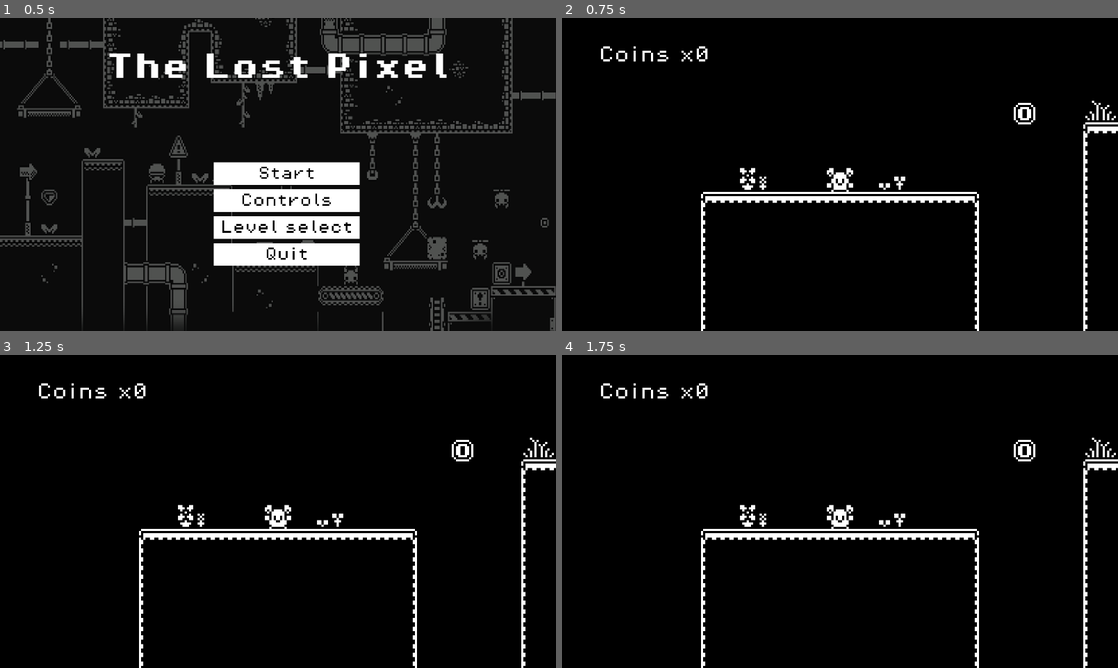
Above: before the commit, frames 1-4 (two rows, left to right).
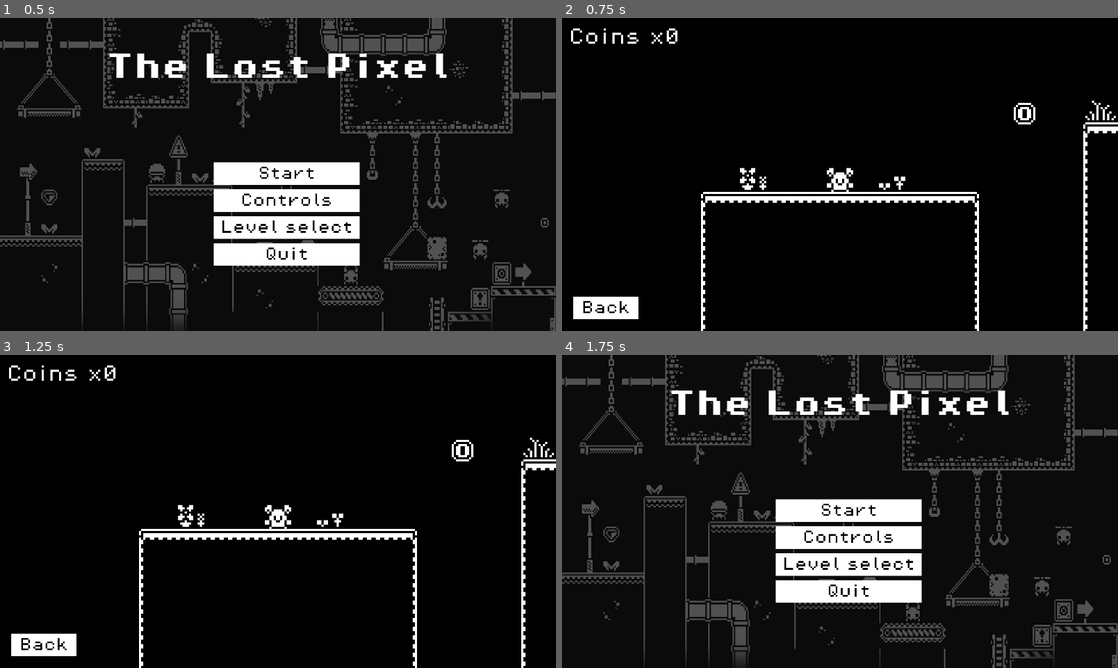
Above: after the commit, the same moments.

Repository: Daniel-Geo/the-lost-pixel
Game: Godot game, scene res://scenes/main_menu.tscn
The game is run twice, just before and just after one commit, with the same random seed, the same clock (stepped at 60 frames per second) and the same inputs.
Inputs (mouse positions are in pixels of both pictures, inside the frame that each line leads up to):
- Up to frame 1 (0.5 s): no input
- Up to frame 2 (0.75 s): click "Start" at 0.5 s
- Up to frame 3 (1.25 s): no input
- Up to frame 4 (1.75 s): click (606, 646) at 1.25 s, where only the run after the commit has a clickable "Back"

Frame 1 is identical in both runs. In frame 2, 1.3% of the frame differs, in the area x 1-27%, y 3-97%; in frame 3, 1.4%; in frame 4, 23%, in the area x 0-100%, y 0-100%.

Commit message:
Bug fixes & enhancements
Introduces a new pause menu with resume, restart, and main menu options, including supporting scripts and scene. Refactors level scenes to use a CanvasLayer for UI elements and moves the score label and back button out of the player node. Updates input mappings for pause and dash actions, and improves killzone logic by moving hurt SFX and timer to the player. Also adjusts projectile range and minor scene/shape tweaks. and many bug fixes.

Diff:
--- a/project.godot
+++ b/project.godot
@@ -51,9 +51,21 @@
 , Object(InputEventKey,"resource_local_to_scene":false,"resource_name":"","device":-1,"window_id":0,"alt_pressed":false …(183 unchanged characters)…
 ]
 }
+pause={
+"deadzone": 0.2,
+"events": [Object(InputEventKey,"resource_local_to_scene":false,"resource_name":"","device":-1,"window_id":0,"alt_pressed":false,"shift_pressed":false,"ctrl_pressed":false,"meta_pressed":false,"pressed":false,"keycode":0,"physical_keycode":80,"key_label":0,"unicode":112,"location":0,"echo":false,"script":null)
+, Object(InputEventKey,"resource_local_to_scene":false,"resource_name":"","device":-1,"window_id":0,"alt_pressed":false,"shift_pressed":false,"ctrl_pressed":false,"meta_pressed":false,"pressed":false,"keycode":0,"physical_keycode":4194305,"key_label":0,"unicode":0,"location":0,"echo":false,"script":null)
+]
+}
 use_spell={
 "deadzone": 0.2,
 "events": [Object(InputEventKey,"resource_local_to_scene":false,"resource_name":"","device":-1,"window_id":0,"alt_press …(192 unchanged characters)…
+, Object(InputEventKey,"resource_local_to_scene":false,"resource_name":"","device":-1,"window_id":0,"alt_pressed":false,"shift_pressed":false,"ctrl_pressed":false,"meta_pressed":false,"pressed":false,"keycode":0,"physical_keycode":75,"key_label":0,"unicode":107,"location":0,"echo":false,"script":null)
+]
+}
+dash={
+"deadzone": 0.2,
+"events": [Object(InputEventKey,"resource_local_to_scene":false,"resource_name":"","device":-1,"window_id":0,"alt_pressed":false,"shift_pressed":false,"ctrl_pressed":false,"meta_pressed":false,"pressed":false,"keycode":0,"physical_keycode":67,"key_label":0,"unicode":99,"location":0,"echo":false,"script":null)
 , Object(InputEventKey,"resource_local_to_scene":false,"resource_name":"","device":-1,"window_id":0,"alt_pressed":false …(183 unchanged characters)…
 ]
 }
--- a/scenes/killzone.tscn
+++ b/scenes/killzone.tscn
@@ -1,18 +1,9 @@
-[gd_scene load_steps=3 format=3 uid="uid://c74aod1lijcu8"]
+[gd_scene load_steps=2 format=3 uid="uid://c74aod1lijcu8"]
 
 [ext_resource type="Script" uid="uid://xpr76r8vx1iu" path="res://scripts/killzone.gd" id="1_xlapc"]
-[ext_resource type="AudioStream" uid="uid://rp2vhs6y5r6t" path="res://sfx/retro-hurt.mp3" id="2_kl8fp"]
 
 [node name="Killzone" type="Area2D"]
 collision_mask = 2
 script = ExtResource("1_xlapc")
 
-[node name="AudioStreamPlayer" type="AudioStreamPlayer" parent="."]
-stream = ExtResource("2_kl8fp")
-bus = &"SFX"
-
-[node name="Timer" type="Timer" parent="."]
-ignore_time_scale = true
-
 [connection signal="body_entered" from="." to="." method="_on_body_entered"]
-[connection signal="timeout" from="Timer" to="." method="_on_timer_timeout"]
--- a/scenes/level_1.tscn
+++ b/scenes/level_1.tscn
@@ -1,15 +1,16 @@
-[gd_scene load_steps=16 format=4 uid="uid://bm7oeq8xq1gyo"]
+[gd_scene load_steps=21 format=4 uid="uid://bm7oeq8xq1gyo"]
 
 [ext_resource type="Script" uid="uid://bw6bucq7xhn34" path="res://scripts/game_manager.gd" id="1_2y5yt"]
 [ext_resource type="Texture2D" uid="uid://cdpin830d8ydf" path="res://assets/monochrome_tilemap_transparent_packed.png" id="2_2os1m"]
 [ext_resource type="PackedScene" uid="uid://c6a3ng7t78g57" path="res://scenes/player.tscn" id="3_go7sj"]
-[ext_resource type="FontFile" uid="uid://basqycvpfvco2" path="res://fonts/PixelOperator8.ttf" id="4_7gny6"]
 [ext_resource type="PackedScene" uid="uid://c74aod1lijcu8" path="res://scenes/killzone.tscn" id="5_2aecg"]
 [ext_resource type="PackedScene" uid="uid://c4syptu3nod08" path="res://scenes/enemy.tscn" id="6_6dial"]
 [ext_resource type="PackedScene" uid="uid://o2284uw2mcxs" path="res://scenes/flying_enemy.tscn" id="7_7nomh"]
 [ext_resource type="PackedScene" uid="uid://liuv47gw6dw8" path="res://scenes/coin.tscn" id="8_1s4pk"]
 [ext_resource type="PackedScene" uid="uid://dclku2xlaeu1d" path="res://scenes/key.tscn" id="9_x2xxo"]
 [ext_resource type="PackedScene" uid="uid://cuetrkaqtmq3e" path="res://scenes/treasure.tscn" id="10_2cbcq"]
+[ext_resource type="FontFile" uid="uid://basqycvpfvco2" path="res://fonts/PixelOperator8.ttf" id="10_2y5yt"]
+[ext_resource type="PackedScene" uid="uid://doma5c4aw3btc" path="res://scenes/pause_menu.tscn" id="11_2os1m"]
 
 [sub_resource type="TileSetAtlasSource" id="TileSetAtlasSource_2y5yt"]
 texture = ExtResource("2_2os1m")
@@ -286,7 +287,7 @@
 7:9/0 = 0
 7:9/0/physics_layer_0/polygon_0/points = PackedVector2Array(6.1152, -3.0576, 8, 0.539577, 8, -6.83463, -8, -6.83463, -8, -3.77703)
 8:9/0 = 0
-8:9/0/physics_layer_0/polygon_0/points = PackedVector2Array(-8, 8, 8, 8, 8, -8, -8, -8)
+8:9/0/physics_layer_0/polygon_0/points = PackedVector2Array(-8, -6.91491, 8, -6.86755, 8, 8, -8, 8)
 9:9/0 = 0
 9:9/0/physics_layer_0/polygon_0/points = PackedVector2Array(-6.1152, -3.0576, -8, 0.539577, -8, -6.83463, 8, -6.83463, 8, -3.77703)
 10:9/0 = 0
@@ -1008,12 +1009,34 @@
 
 [sub_resource type="WorldBoundaryShape2D" id="WorldBoundaryShape2D_lbhrr"]
 
+[sub_resource type="StyleBoxFlat" id="StyleBoxFlat_2os1m"]
+bg_color = Color(0, 0, 0, 1)
+
+[sub_resource type="StyleBoxFlat" id="StyleBoxFlat_go7sj"]
+content_margin_top = 10.0
+content_margin_bottom = 10.0
+bg_color = Color(0, 0, 0, 1)
+border_width_left = 1
+border_width_top = 1
+border_width_right = 1
+border_width_bottom = 1
+border_color = Color(1, 1, 1, 1)
+
+[sub_resource type="StyleBoxFlat" id="StyleBoxFlat_7gny6"]
+content_margin_top = 10.0
+content_margin_bottom = 10.0
+bg_color = Color(0, 0, 0, 1)
+
+[sub_resource type="StyleBoxFlat" id="StyleBoxFlat_2aecg"]
+content_margin_top = 10.0
+content_margin_bottom = 10.0
+bg_color = Color(1, 1, 1, 1)
+
 [node name="Level1" type="Node2D"]
 
-[node name="GameManager" type="Node2D" parent="." node_paths=PackedStringArray("score_label")]
+[node name="GameManager" type="Node2D" parent="."]
 unique_name_in_owner = true
 script = ExtResource("1_2y5yt")
-score_label = NodePath("../Player/ScoreLabel")
 
 [node name="Ground" type="TileMapLayer" parent="."]
 texture_filter = 1
@@ -1028,28 +1051,10 @@
 unique_name_in_owner = true
 position = Vector2(0, -8)
 
-[node name="Camera2D" type="Camera2D" parent="Player"]
-zoom = Vector2(5, 5)
-limit_bottom = 128
-drag_left_margin = 0.1
-drag_right_margin = 0.1
-
-[node name="ScoreLabel" type="Label" parent="Player"]
-unique_name_in_owner = true
-offset_left = -111.0
-offset_top = -59.0
-offset_right = -60.0
-offset_bottom = -51.0
-size_flags_horizontal = 4
-size_flags_vertical = 0
-theme_override_fonts/font = ExtResource("4_7gny6")
-theme_override_font_sizes/font_size = 8
-text = "Coins x0"
-
-[node name="Deathzone" parent="." instance=ExtResource("5_2aecg")]
+[node name="Killzone" parent="." instance=ExtResource("5_2aecg")]
 position = Vector2(0, 128)
 
-[node name="CollisionShape2D" type="CollisionShape2D" parent="Deathzone"]
+[node name="CollisionShape2D" type="CollisionShape2D" parent="Killzone"]
 shape = SubResource("WorldBoundaryShape2D_lbhrr")
 
 [node name="Enemy" parent="." instance=ExtResource("6_6dial")]
@@ -1091,3 +1096,44 @@
 [node name="Treasure" parent="." instance=ExtResource("10_2cbcq")]
 position = Vector2(1516, 72)
 next_scene = "level_2"
+
+[node name="CanvasLayer" type="CanvasLayer" parent="."]
+
+[node name="ScoreLabel" type="Label" parent="CanvasLayer"]
+unique_name_in_owner = true
+offset_left = 16.0
+offset_top = 24.0
+offset_right = 67.0
+offset_bottom = 32.0
+size_flags_horizontal = 4
+size_flags_vertical = 0
+theme_override_fonts/font = ExtResource("10_2y5yt")
+theme_override_font_sizes/font_size = 40
+text = "Coins x0"
+
+[node name="BackButton" type="Button" parent="CanvasLayer"]
+unique_name_in_owner = true
+anchors_preset = 7
+anchor_left = 0.5
+anchor_top = 1.0
+anchor_right = 0.5
+anchor_bottom = 1.0
+offset_left = -614.0
+offset_top = -79.0
+offset_right = -464.0
+offset_bottom = -27.0
+grow_horizontal = 2
+grow_vertical = 0
+size_flags_vertical = 8
+theme_override_colors/font_color = Color(0, 0, 0, 1)
+theme_override_fonts/font = ExtResource("10_2y5yt")
+theme_override_font_sizes/font_size = 32
+theme_override_styles/focus = SubResource("StyleBoxFlat_2os1m")
+theme_override_styles/hover = SubResource("StyleBoxFlat_go7sj")
+theme_override_styles/pressed = SubResource("StyleBoxFlat_7gny6")
+theme_override_styles/normal = SubResource("StyleBoxFlat_2aecg")
+text = "Back"
+
+[node name="PauseMenu" parent="CanvasLayer" instance=ExtResource("11_2os1m")]
+
+[connection signal="pressed" from="CanvasLayer/BackButton" to="GameManager" method="_on_back_button_pressed"]
--- a/scenes/level_2.tscn
+++ b/scenes/level_2.tscn
@@ -1,15 +1,16 @@
-[gd_scene load_steps=16 format=4 uid="uid://b6fp0pyq4r84f"]
+[gd_scene load_steps=21 format=4 uid="uid://b6fp0pyq4r84f"]
 
 [ext_resource type="Script" uid="uid://bw6bucq7xhn34" path="res://scripts/game_manager.gd" id="1_b4j7a"]
 [ext_resource type="Texture2D" uid="uid://cdpin830d8ydf" path="res://assets/monochrome_tilemap_transparent_packed.png" id="2_wo48x"]
 [ext_resource type="PackedScene" uid="uid://c6a3ng7t78g57" path="res://scenes/player.tscn" id="3_y0kc7"]
-[ext_resource type="FontFile" uid="uid://basqycvpfvco2" path="res://fonts/PixelOperator8.ttf" id="4_ne2mo"]
 [ext_resource type="PackedScene" uid="uid://c74aod1lijcu8" path="res://scenes/killzone.tscn" id="5_6cvei"]
 [ext_resource type="PackedScene" uid="uid://c4syptu3nod08" path="res://scenes/enemy.tscn" id="6_y0kc7"]
 [ext_resource type="PackedScene" uid="uid://o2284uw2mcxs" path="res://scenes/flying_enemy.tscn" id="7_ne2mo"]
 [ext_resource type="PackedScene" uid="uid://liuv47gw6dw8" path="res://scenes/coin.tscn" id="8_ne2mo"]
 [ext_resource type="PackedScene" uid="uid://dclku2xlaeu1d" path="res://scenes/key.tscn" id="9_que50"]
 [ext_resource type="PackedScene" uid="uid://cuetrkaqtmq3e" path="res://scenes/treasure.tscn" id="10_hey2k"]
+[ext_resource type="FontFile" uid="uid://basqycvpfvco2" path="res://fonts/PixelOperator8.ttf" id="10_que50"]
+[ext_resource type="PackedScene" uid="uid://doma5c4aw3btc" path="res://scenes/pause_menu.tscn" id="11_hey2k"]
 
 [sub_resource type="TileSetAtlasSource" id="TileSetAtlasSource_que50"]
 texture = ExtResource("2_wo48x")
@@ -286,7 +287,7 @@
 7:9/0 = 0
 7:9/0/physics_layer_0/polygon_0/points = PackedVector2Array(6.1152, -3.0576, 8, 0.539577, 8, -6.83463, -8, -6.83463, -8, -3.77703)
 8:9/0 = 0
-8:9/0/physics_layer_0/polygon_0/points = PackedVector2Array(-8, 8, 8, 8, 8, -8, -8, -8)
+8:9/0/physics_layer_0/polygon_0/points = PackedVector2Array(-8, -6.76241, 8, -6.81971, 8, 8, -8, 8)
 9:9/0 = 0
 9:9/0/physics_layer_0/polygon_0/points = PackedVector2Array(-6.1152, -3.0576, -8, 0.539577, -8, -6.83463, 8, -6.83463, 8, -3.77703)
 10:9/0 = 0
@@ -1008,12 +1009,34 @@
 
 [sub_resource type="WorldBoundaryShape2D" id="WorldBoundaryShape2D_fldb1"]
 
+[sub_resource type="StyleBoxFlat" id="StyleBoxFlat_hey2k"]
+bg_color = Color(0, 0, 0, 1)
+
+[sub_resource type="StyleBoxFlat" id="StyleBoxFlat_172wr"]
+content_margin_top = 10.0
+content_margin_bottom = 10.0
+bg_color = Color(0, 0, 0, 1)
+border_width_left = 1
+border_width_top = 1
+border_width_right = 1
+border_width_bottom = 1
+border_color = Color(1, 1, 1, 1)
+
+[sub_resource type="StyleBoxFlat" id="StyleBoxFlat_g2hoc"]
+content_margin_top = 10.0
+content_margin_bottom = 10.0
+bg_color = Color(0, 0, 0, 1)
+
+[sub_resource type="StyleBoxFlat" id="StyleBoxFlat_fldb1"]
+content_margin_top = 10.0
+content_margin_bottom = 10.0
+bg_color = Color(1, 1, 1, 1)
+
 [node name="Level2" type="Node2D"]
 
-[node name="GameManager" type="Node2D" parent="." node_paths=PackedStringArray("score_label")]
+[node name="GameManager" type="Node2D" parent="."]
 unique_name_in_owner = true
 script = ExtResource("1_b4j7a")
-score_label = NodePath("../Player/ScoreLabel")
 
 [node name="Ground" type="TileMapLayer" parent="."]
 texture_filter = 1
@@ -1028,28 +1051,10 @@
 unique_name_in_owner = true
 position = Vector2(0, -8)
 
-[node name="Camera2D" type="Camera2D" parent="Player"]
-zoom = Vector2(5, 5)
-limit_bottom = 128
-drag_left_margin = 0.1
-drag_right_margin = 0.1
-
-[node name="ScoreLabel" type="Label" parent="Player"]
-unique_name_in_owner = true
-offset_left = -111.0
-offset_top = -59.0
-offset_right = -60.0
-offset_bottom = -51.0
-size_flags_horizontal = 4
-size_flags_vertical = 0
-theme_override_fonts/font = ExtResource("4_ne2mo")
-theme_override_font_sizes/font_size = 8
-text = "Coins x0"
-
-[node name="Deathzone" parent="." instance=ExtResource("5_6cvei")]
+[node name="Killzone" parent="." instance=ExtResource("5_6cvei")]
 position = Vector2(0, 128)
 
-[node name="CollisionShape2D" type="CollisionShape2D" parent="Deathzone"]
+[node name="CollisionShape2D" type="CollisionShape2D" parent="Killzone"]
 shape = SubResource("WorldBoundaryShape2D_fldb1")
 
 [node name="Enemy" parent="." instance=ExtResource("6_y0kc7")]
@@ -1131,3 +1136,42 @@
 [node name="Treasure" parent="." instance=ExtResource("10_hey2k")]
 position = Vector2(1736, -72)
 next_scene = "main_menu"
+
+[node name="CanvasLayer" type="CanvasLayer" parent="."]
+
+[node name="ScoreLabel" type="Label" parent="CanvasLayer"]
+unique_name_in_owner = true
+offset_left = 16.0
+offset_top = 24.0
+offset_right = 67.0
+offset_bottom = 32.0
+size_flags_horizontal = 4
+size_flags_vertical = 0
+theme_override_fonts/font = ExtResource("10_que50")
+theme_override_font_sizes/font_size = 40
+text = "Coins x0"
+
+[node name="BackButton" type="Button" parent="CanvasLayer"]
+unique_name_in_owner = true
+anchors_preset = 7
+anchor_left = 0.5
+anchor_top = 1.0
+anchor_right = 0.5
+anchor_bottom = 1.0
+offset_left = -614.0
+offset_top = -79.0
+offset_right = -464.0
+offset_bottom = -27.0
+grow_horizontal = 2
+grow_vertical = 0
+size_flags_vertical = 8
+theme_override_colors/font_color = Color(0, 0, 0, 1)
+theme_override_fonts/font = ExtResource("10_que50")
+theme_override_font_sizes/font_size = 32
+theme_override_styles/focus = SubResource("StyleBoxFlat_hey2k")
+theme_override_styles/hover = SubResource("StyleBoxFlat_172wr")
+theme_override_styles/pressed = SubResource("StyleBoxFlat_g2hoc")
+theme_override_styles/normal = SubResource("StyleBoxFlat_fldb1")
+text = "Back"
+
+[node name="PauseMenu" parent="CanvasLayer" instance=ExtResource("11_hey2k")]
--- /dev/null
+++ b/scenes/pause_menu.tscn
@@ -0,0 +1,123 @@
+[gd_scene load_steps=8 format=3 uid="uid://doma5c4aw3btc"]
+
+[ext_resource type="Script" uid="uid://dy4v6qhav1txv" path="res://scripts/pause_menu.gd" id="1_myx47"]
+[ext_resource type="FontFile" uid="uid://basqycvpfvco2" path="res://fonts/PixelOperator8.ttf" id="2_kukqi"]
+
+[sub_resource type="StyleBoxFlat" id="StyleBoxFlat_5d2l8"]
+bg_color = Color(0, 0, 0, 0.490196)
+
+[sub_resource type="StyleBoxFlat" id="StyleBoxFlat_7l7mv"]
+bg_color = Color(0, 0, 0, 1)
+
+[sub_resource type="StyleBoxFlat" id="StyleBoxFlat_v4r4p"]
+content_margin_top = 10.0
+content_margin_bottom = 10.0
+bg_color = Color(0, 0, 0, 1)
+border_width_left = 1
+border_width_top = 1
+border_width_right = 1
+border_width_bottom = 1
+border_color = Color(1, 1, 1, 1)
+
+[sub_resource type="StyleBoxFlat" id="StyleBoxFlat_1s2dm"]
+content_margin_top = 10.0
+content_margin_bottom = 10.0
+bg_color = Color(0, 0, 0, 1)
+
+[sub_resource type="StyleBoxFlat" id="StyleBoxFlat_88e76"]
+content_margin_top = 10.0
+content_margin_bottom = 10.0
+bg_color = Color(1, 1, 1, 1)
+
+[node name="PauseMenu" type="Control"]
+process_mode = 3
+layout_mode = 3
+anchors_preset = 15
+anchor_right = 1.0
+anchor_bottom = 1.0
+grow_horizontal = 2
+grow_vertical = 2
+script = ExtResource("1_myx47")
+
+[node name="Panel" type="Panel" parent="."]
+process_mode = 3
+layout_mode = 1
+anchors_preset = 8
+anchor_left = 0.5
+anchor_top = 0.5
+anchor_right = 0.5
+anchor_bottom = 0.5
+offset_left = -195.5
+offset_top = -165.0
+offset_right = 195.5
+offset_bottom = 165.0
+grow_horizontal = 2
+grow_vertical = 2
+theme_override_styles/panel = SubResource("StyleBoxFlat_5d2l8")
+
+[node name="ResumeButton" type="Button" parent="Panel"]
+layout_mode = 1
+anchors_preset = 5
+anchor_left = 0.5
+anchor_right = 0.5
+offset_left = -139.5
+offset_top = 25.0
+offset_right = 140.5
+offset_bottom = 77.0
+grow_horizontal = 2
+theme_override_colors/font_color = Color(0, 0, 0, 1)
+theme_override_fonts/font = ExtResource("2_kukqi")
+theme_override_font_sizes/font_size = 32
+theme_override_styles/focus = SubResource("StyleBoxFlat_7l7mv")
+theme_override_styles/hover = SubResource("StyleBoxFlat_v4r4p")
+theme_override_styles/pressed = SubResource("StyleBoxFlat_1s2dm")
+theme_override_styles/normal = SubResource("StyleBoxFlat_88e76")
+text = "Resume"
+
+[node name="RestartButton" type="Button" parent="Panel"]
+layout_mode = 1
+anchors_preset = 8
+anchor_left = 0.5
+anchor_top = 0.5
+anchor_right = 0.5
+anchor_bottom = 0.5
+offset_left = -140.0
+offset_top = -26.0
+offset_right = 140.0
+offset_bottom = 26.0
+grow_horizontal = 2
+grow_vertical = 2
+theme_override_colors/font_color = Color(0, 0, 0, 1)
+theme_override_fonts/font = ExtResource("2_kukqi")
+theme_override_font_sizes/font_size = 32
+theme_override_styles/focus = SubResource("StyleBoxFlat_7l7mv")
+theme_override_styles/hover = SubResource("StyleBoxFlat_v4r4p")
+theme_override_styles/pressed = SubResource("StyleBoxFlat_1s2dm")
+theme_override_styles/normal = SubResource("StyleBoxFlat_88e76")
+text = "Restart"
+
+[node name="MainMenuButton" type="Button" parent="Panel"]
+layout_mode = 1
+anchors_preset = 7
+anchor_left = 0.5
+anchor_top = 1.0
+anchor_right = 0.5
+anchor_bottom = 1.0
+offset_left = -139.5
+offset_top = -77.0
+offset_right = 140.5
+offset_bottom = -25.0
+grow_horizontal = 2
+grow_vertical = 0
+theme_override_colors/font_color = Color(0, 0, 0, 1)
+theme_override_fonts/font = ExtResource("2_kukqi")
+theme_override_font_sizes/font_size = 32
+theme_override_styles/focus = SubResource("StyleBoxFlat_7l7mv")
+theme_override_styles/hover = SubResource("StyleBoxFlat_v4r4p")
+theme_override_styles/pressed = SubResource("StyleBoxFlat_1s2dm")
+theme_override_styles/normal = SubResource("StyleBoxFlat_88e76")
+text = "Main Menu"
+
+[connection signal="pressed" from="Panel/ResumeButton" to="." method="_on_resume_button_pressed"]
+[connection signal="pressed" from="Panel/RestartButton" to="." method="_on_restart_button_pressed"]
+[connection signal="pressed" from="Panel/MainMenuButton" to="." method="_on_main_menu_button_pressed"]
--- a/scenes/player.tscn
+++ b/scenes/player.tscn
@@ -1,8 +1,9 @@
-[gd_scene load_steps=12 format=3 uid="uid://c6a3ng7t78g57"]
+[gd_scene load_steps=13 format=3 uid="uid://c6a3ng7t78g57"]
 
 [ext_resource type="Script" uid="uid://bi5tvwemupb2w" path="res://scripts/player.gd" id="1_g2els"]
 [ext_resource type="Texture2D" uid="uid://cdpin830d8ydf" path="res://assets/monochrome_tilemap_transparent_packed.png" id="2_qhqgy"]
 [ext_resource type="Texture2D" uid="uid://dqndl0m54lmxu" path="res://assets/player_idle_sprite.png" id="3_qhqgy"]
+[ext_resource type="AudioStream" uid="uid://rp2vhs6y5r6t" path="res://sfx/retro-hurt.mp3" id="5_qlg0r"]
 
 [sub_resource type="AtlasTexture" id="AtlasTexture_dqkch"]
 atlas = ExtResource("2_qhqgy")
@@ -82,10 +83,29 @@
 
 [node name="AnimatedSprite2D" type="AnimatedSprite2D" parent="."]
 texture_filter = 1
+position = Vector2(0, -4)
 sprite_frames = SubResource("SpriteFrames_y4r1p")
 animation = &"idle"
 frame_progress = 0.860354
 
 [node name="CollisionShape2D" type="CollisionShape2D" parent="."]
-position = Vector2(0, 3.5)
+position = Vector2(0, -0.5)
 shape = SubResource("RectangleShape2D_qhqgy")
+
+[node name="Camera2D" type="Camera2D" parent="."]
+position = Vector2(0, -4)
+zoom = Vector2(5, 5)
+limit_bottom = 128
+drag_left_margin = 0.1
+drag_right_margin = 0.1
+
+[node name="HurtSFX" type="AudioStreamPlayer" parent="."]
+stream = ExtResource("5_qlg0r")
+bus = &"SFX"
+
+[node name="KillTimer" type="Timer" parent="."]
+process_callback = 0
+one_shot = true
+ignore_time_scale = true
+
+[connection signal="timeout" from="KillTimer" to="." method="_on_timer_timeout"]
--- a/scenes/soul_spell_projectile.tscn
+++ b/scenes/soul_spell_projectile.tscn
@@ -7,6 +7,7 @@
 radius = 8.0
 
 [node name="SoulSpellProjectile" type="Node2D"]
+scale = Vector2(0.5, 0.5)
 script = ExtResource("2_cgemy")
 
 [node name="Sprite2D" type="Sprite2D" parent="."]
--- a/scripts/game_manager.gd
+++ b/scripts/game_manager.gd
@@ -4,13 +4,20 @@
 var has_key = false
 var acuired_spell = false
 
-@export var score_label: Label
+@onready var score_label: Label = %ScoreLabel
+@onready var back_button: Button = %BackButton
 
 func _ready() -> void:
 	if get_tree().current_scene:
 		if get_tree().current_scene.name == "Level2":
 			GameManager.acuired_spell = true
+		if get_tree().current_scene.name == "Level1":
+			GameManager.acuired_spell = false
 
 func add_point():
 	score += 1
 	score_label.text = "Coins x" + str(score)
+
+
+func _on_back_button_pressed() -> void:
+	get_tree().change_scene_to_file("res://scenes/main_menu.tscn")
--- a/scripts/killzone.gd
+++ b/scripts/killzone.gd
@@ -1,15 +1,7 @@
 extends Area2D
 
-@onready var audio_stream_player: AudioStreamPlayer = $AudioStreamPlayer
-@onready var timer: Timer = $Timer
-
 func _on_body_entered(body: Node2D) -> void:
-	audio_stream_player.play()
 	Engine.time_scale = 0.5
+	body.get_node("HurtSFX").play()
 	body.get_node("CollisionShape2D").queue_free()
-	timer.start()
-
-
-func _on_timer_timeout() -> void:
-	Engine.time_scale = 1.0
-	get_tree().reload_current_scene()
+	body.get_node("KillTimer").start()
--- /dev/null
+++ b/scripts/pause_menu.gd
@@ -0,0 +1,36 @@
+extends Control
+
+
+# Called when the node enters the scene tree for the first time.
+func _ready() -> void:
+	get_tree().paused = false
+	visible = false
+
+func _process(delta: float) -> void:
+	if Input.is_action_just_pressed("pause") and get_tree().paused == false:
+		pause()
+
+	elif Input.is_action_just_pressed("pause") and get_tree().paused == true:
+		resume()
+
+func resume():
+	get_tree().paused = false
+	visible = false
+
+func pause():
+	get_tree().paused = true
+	visible = true
+
+
+func _on_resume_button_pressed() -> void:
+	resume()
+
+
+func _on_restart_button_pressed() -> void:
+	resume()
+	get_tree().reload_current_scene()
+
+
+func _on_main_menu_button_pressed() -> void:
+	resume()
+	get_tree().change_scene_to_file("res://scenes/main_menu.tscn")
--- a/scripts/player.gd
+++ b/scripts/player.gd
@@ -39,11 +39,17 @@
 		use_spell()
 
 func use_spell():
-	print("attack")
-	const PROJECTILE = preload("res://scenes/soul_spell_projectile.tscn")
-	var new_projectile = PROJECTILE.instantiate()
-	if animation.flip_h == false:
-		new_projectile.rotation = 0
-	elif animation.flip_h == true:
-		new_projectile.rotation = PI
-	add_child(new_projectile)
+	if has_node("CollisionShape2D"):
+		const PROJECTILE = preload("res://scenes/soul_spell_projectile.tscn")
+		var new_projectile = PROJECTILE.instantiate()
+		if animation.flip_h == false:
+			new_projectile.rotation = 0
+		elif animation.flip_h == true:
+			new_projectile.rotation = PI
+		add_child(new_projectile)
+
+
+func _on_timer_timeout() -> void:
+	print("Timer ended")
+	Engine.time_scale = 1.0
+	get_tree().reload_current_scene()
--- a/scripts/projectile.gd
+++ b/scripts/projectile.gd
@@ -4,7 +4,7 @@
 
 func _physics_process(delta: float) -> void:
 	const SPEED = 200.0
-	const RANGE = 1200.0
+	const RANGE = 200.0
 
 	var direction = Vector2.RIGHT.rotated(rotation)
 	position += direction * SPEED * delta
Not shown, added: scripts/pause_menu.gd.uid
